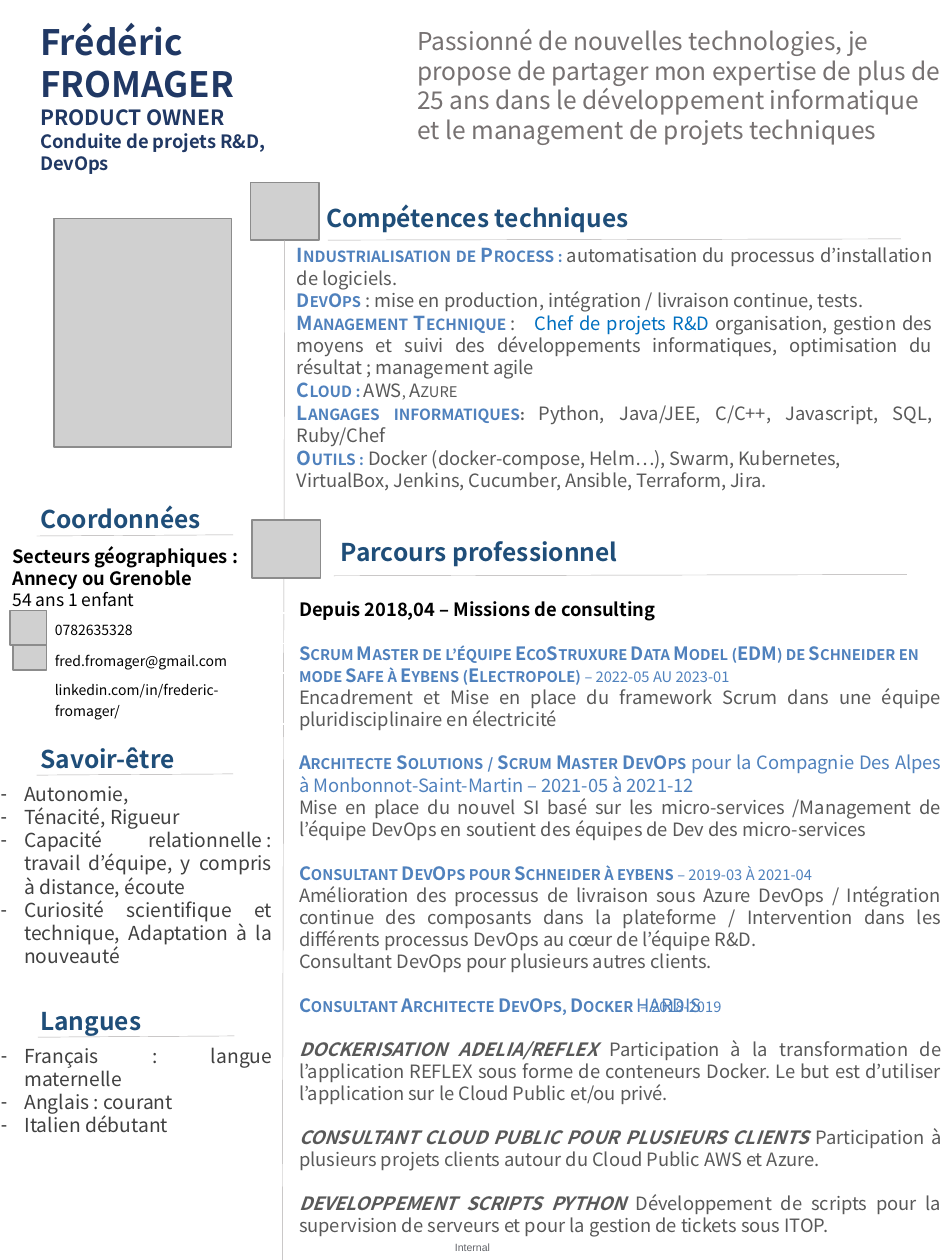
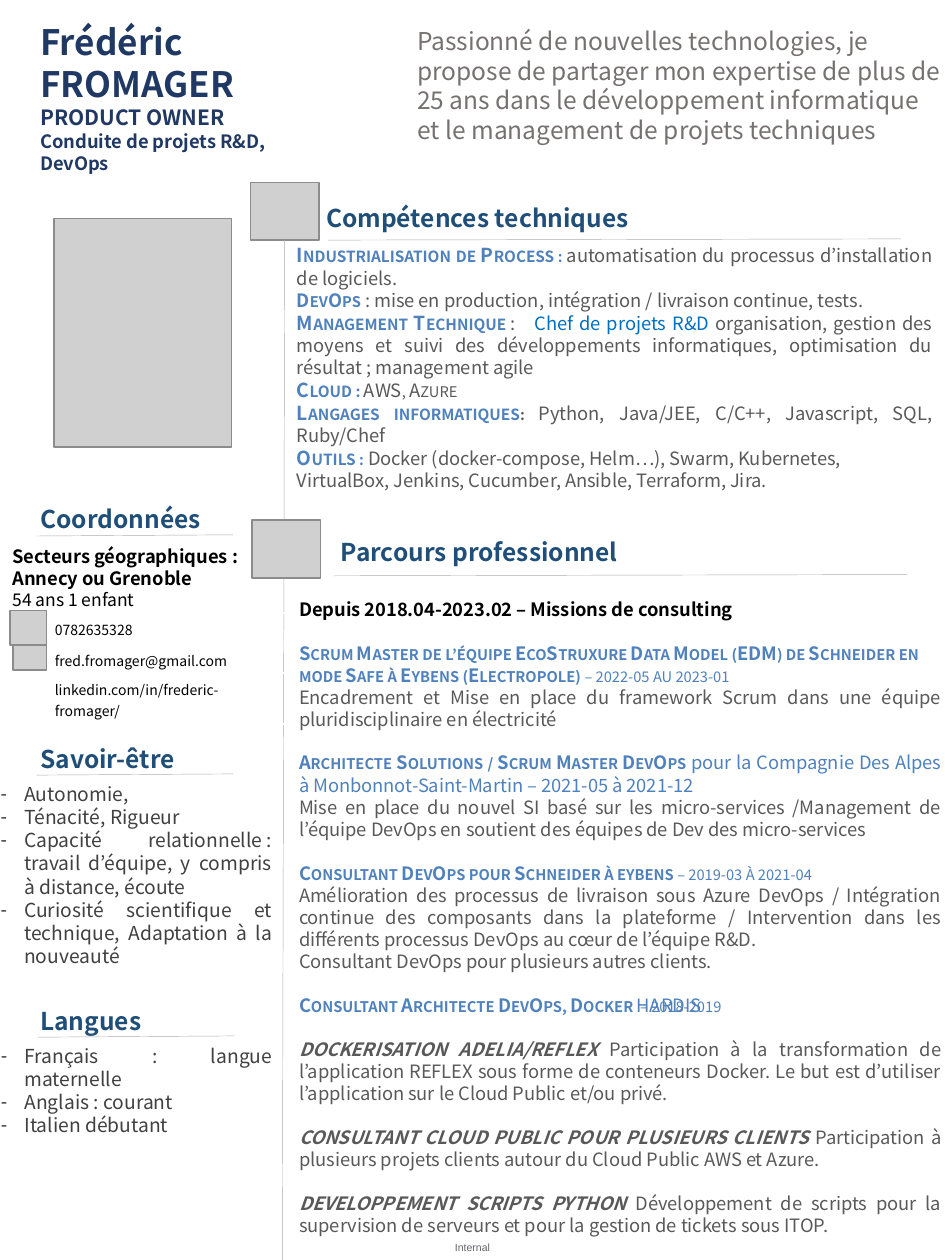
Before and after one commit to Solifred38/cv, a slide deck: slide 1 of CV_FFROMAGER.pptx. Drawn at 945x1260 pixels with LibreOffice and Linux fonts; fonts in the diff are those of the drawing; grey boxes stand for pictures; background and template pictures are left out. Boxes give left, top, right and bottom in pixels: in the first picture for what was removed or moved away, otherwise in the second. Text is boxed around its words. In the diff, an @@ line names an element or a change of style, - is before the commit and + after.

```diff
--- a/CV_FFROMAGER.pptx
+++ b/CV_FFROMAGER.pptx
@@ text at [299, 601, 732, 621]: text changed @@
-Depuis 2018,04 – Missions de consulting
+Depuis 2018.04-2023.02 – Missions de consulting
```
Also in this commit, not shown: 1 other file.
